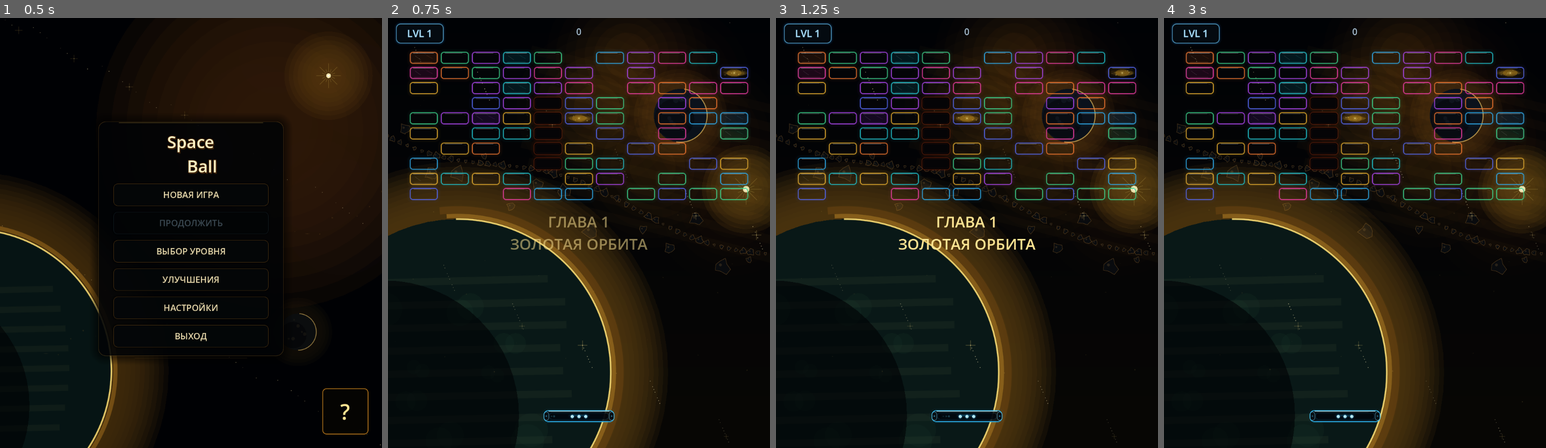
Above: before the commit, frames 1-4 (left to right).
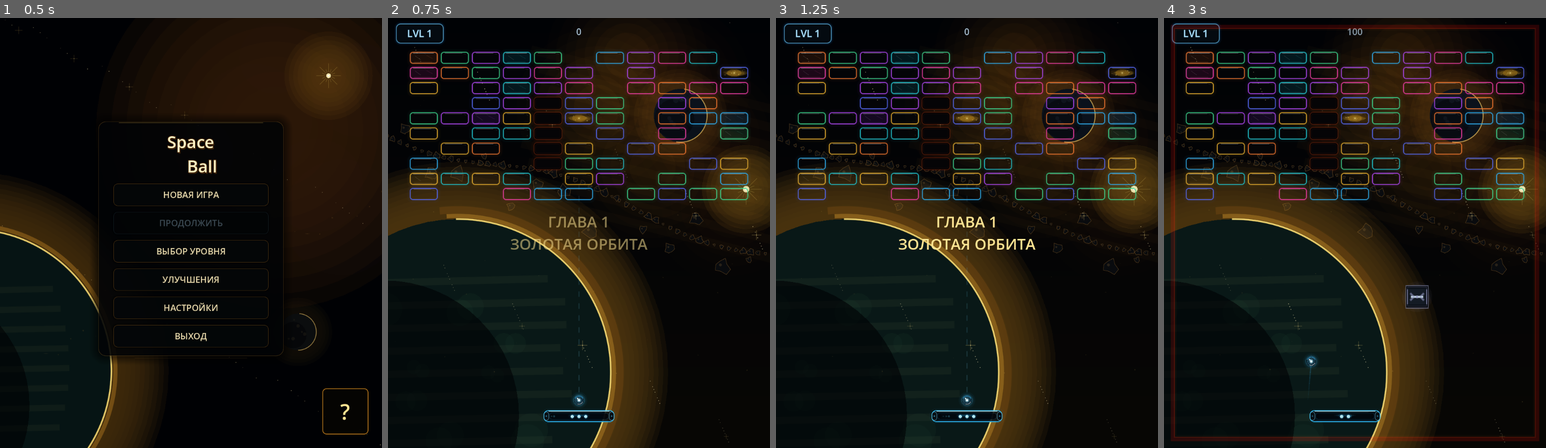
Above: after the commit, the same moments.

Repository: Ardarik421/arkanoid
Game: Godot game, scene res://scenes/main_menu.tscn
Same seed, same stepped clock (60 frames per second), same inputs: the game is played once before the commit and once after it.
Inputs (mouse positions are in pixels of both pictures, inside the frame that each line leads up to):
- Up to frame 1 (0.5 s): no input
- Up to frame 2 (0.75 s): click "НОВАЯ ИГРА" at 0.5 s
- Up to frame 3 (1.25 s): no input
- Up to frame 4 (3 s): tap Enter at 1.25 s; move the mouse to (1439, 211) at 1.27 s; hold D (move_right) 1.28-2.03 s; tap Space (launch_ball) at 1.35, 2.1, 2.85 s; click (1439, 211) at 1.42 s; move the mouse to (1278, 254) at 2.02 s; hold A (move_left) 2.03-2.78 s; move the mouse to (1393, 138) at 2.77 s; hold D (move_right) from 2.78 s (still down)

Frame 1 is identical in both runs. In frame 2, 0.1% of the frame differs, in the area x 48-52%, y 44-91%; in frame 3, 0.1%; in frame 4, 4.6%, in the area x 1-99%, y 1-99%.
Error before the commit: Parse Error: Cannot infer the type of "busy_scene" variable because the value doesn't have a set type. (res://scenes/ball.gd:189)

Commit message:
Fix busy scene type inference

Diff:
--- a/scenes/ball.gd
+++ b/scenes/ball.gd
@@ -186,7 +186,7 @@
 
 	var max_points := trail_max_points
 	var main = get_parent()
-	var busy_scene := main != null and main.has_method("get_active_ball_count") and main.get_active_ball_count() >= BUSY_BALL_COUNT
+	var busy_scene: bool = main != null and main.has_method("get_active_ball_count") and int(main.get_active_ball_count()) >= BUSY_BALL_COUNT
 	if busy_scene:
 		max_points = min(max_points, 6)
 
